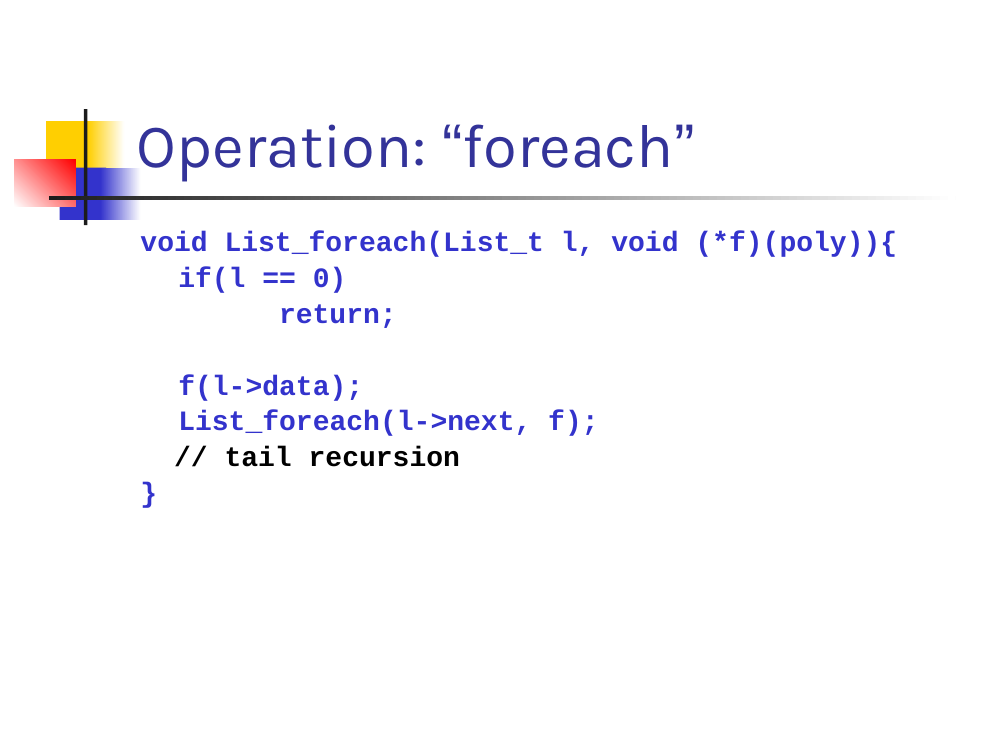
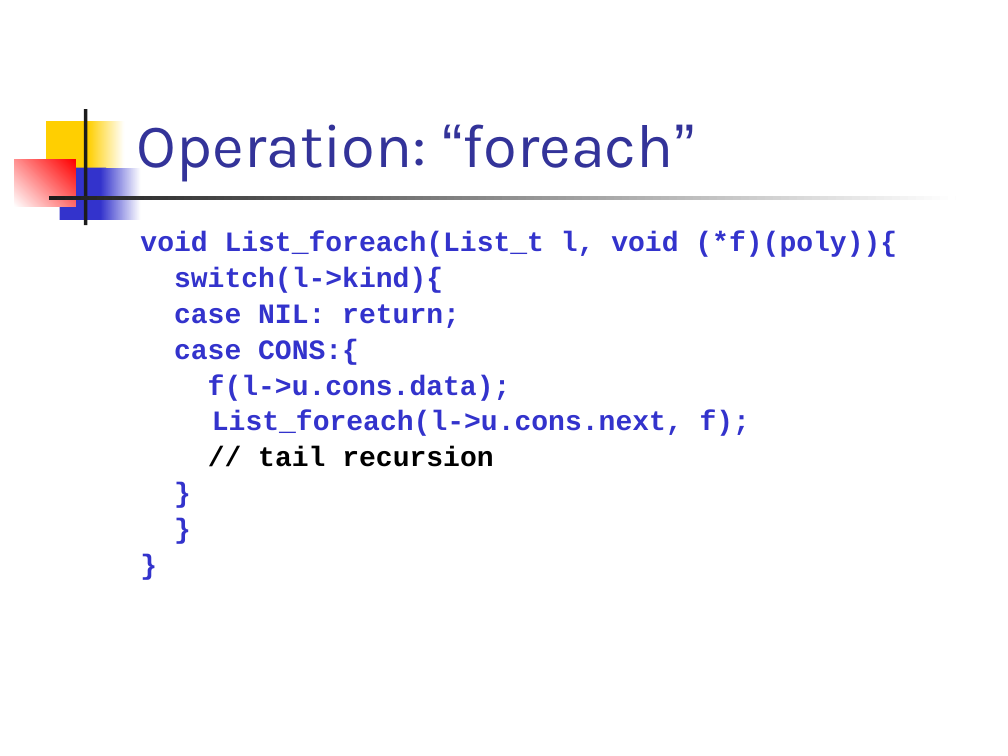
Before and after one commit to csslab-ustc/csslab-ustc.github.io, a slide deck: slide 10 of courses/sysprog/slides/lec13-funList.pptx. Drawn at 1008x756 pixels with LibreOffice and Linux fonts; fonts in the diff are those of the drawing. Boxes give left, top, right and bottom in pixels: in the first picture for what was removed or moved away, otherwise in the second. Text is boxed around its words. In the diff, an @@ line names an element or a change of style, - is before the commit and + after.

```diff
--- a/courses/sysprog/slides/lec13-funList.pptx
+++ b/courses/sysprog/slides/lec13-funList.pptx
@@ text at <box>140,231,897,467</box>: paragraphs added @@
+}
+}
@@ text at <box>174,267,750,436</box>: text changed @@
-if(l == 0)
-return;
-f(l->data);
-List_foreach(l->next, f);
+switch(l->kind){
+case NIL: return;
+case CONS:{
+f(l->u.cons.data);
+List_foreach(l->u.cons.next, f);
```
Also in this commit, not shown: 7 other slides changed.
